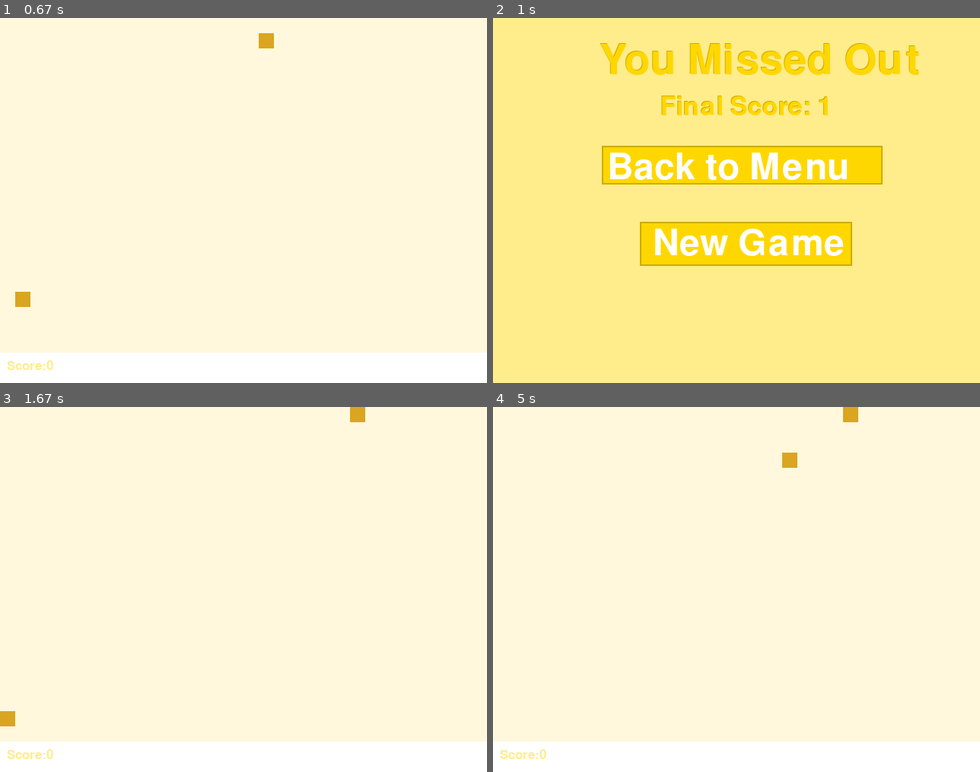
Above: before the commit, frames 1-4 (two rows, left to right).
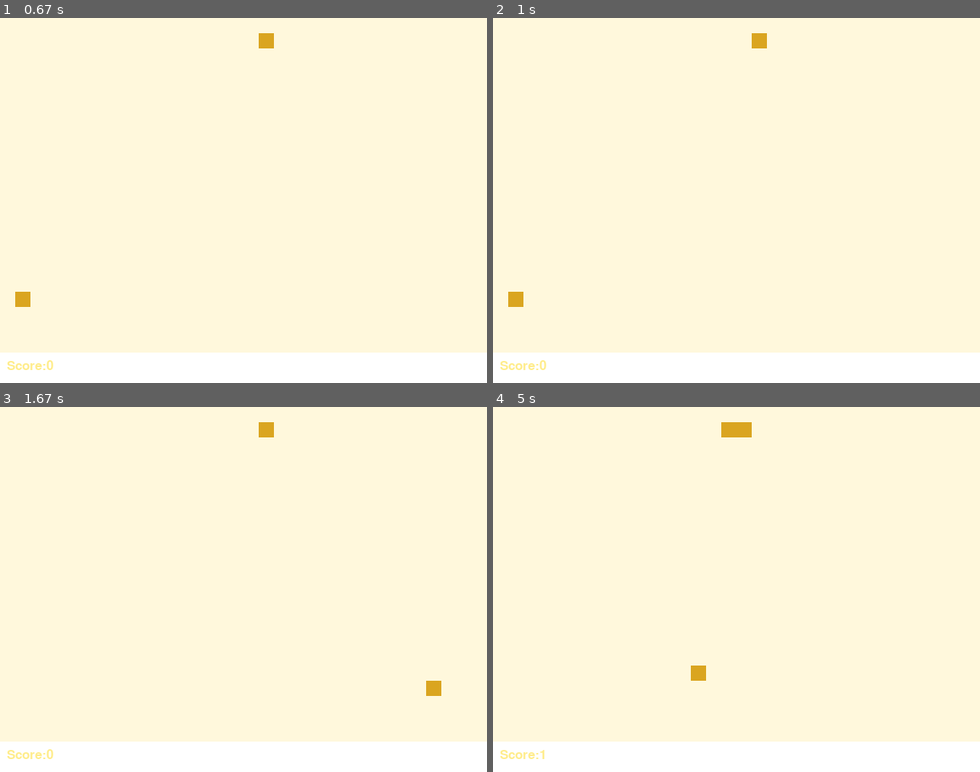
Above: after the commit, the same moments.

Repository: dantasjess/PYGAME-2021
Game: pygame game, started from thegold.py
Same seed, same stepped clock (60 frames per second), same inputs: the game is played once before the commit and once after it.
Inputs (mouse positions are in pixels of both pictures, inside the frame that each line leads up to):
- Up to frame 1 (0.67 s): click (233, 244) at 0.38 s
- Up to frame 2 (1 s): tap Space at 0.67 s
- Up to frame 3 (1.67 s): click (311, 618) at 1.05 s; hold Left from 1.33 s (still down); move the mouse to (116, 702) at 1.37 s
- Up to frame 4 (5 s): release Left at 1.87 s; hold Down 1.9-2.2 s; hold Left 2.23-2.63 s; hold Up 2.67-3.03 s; hold Right 3.07-3.7 s; hold Down 3.73-4.1 s; hold Left 4.13-4.6 s; hold Right from 4.63 s (still down)

Frame 1 is identical in both runs. In frame 2, 100% of the frame differs, in the area x 0-100%, y 0-100%; in frame 3, 0.5%; in frame 4, 0.7%.

Commit message:
Update thegold.py

Diff:
--- a/thegold.py
+++ b/thegold.py
@@ -128,11 +128,6 @@
                         self.fila.direcao = "cima"
                     if event.key == pygame.K_DOWN and self.fila.direcao != "cima":
                         self.fila.direcao = "baixo"
-                    if event.key == pygame.K_SPACE:
-                        self.pontuacao += 1
-                        pontuacao_fundo += 1
-                        self.fila.cresce()
-
 
             if self.jogando:
                 fundo.fill(self.fundo)
